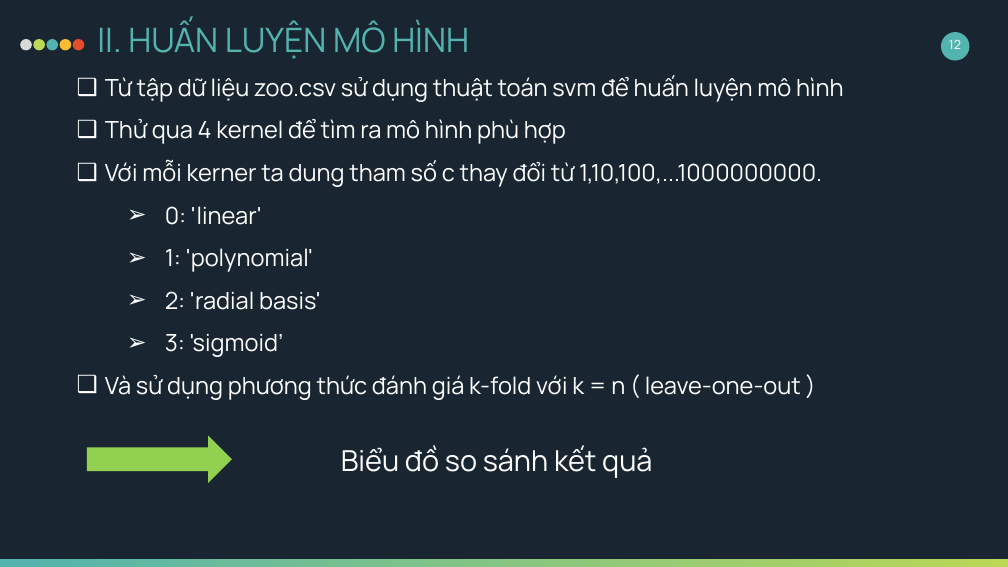
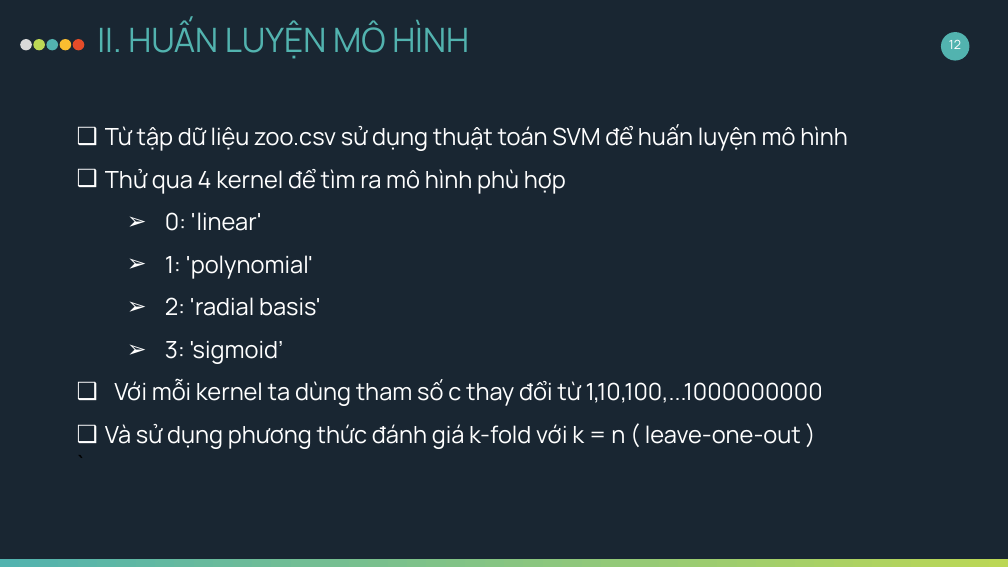
Before and after one commit to tcong51/Advanced-Machine-Learning, a slide deck: slide 12 of project1-useSVM/baocao_zoo.pptx. Drawn at 1008x567 pixels with LibreOffice and Linux fonts; fonts in the diff are those of the drawing. Boxes give left, top, right and bottom in pixels: in the first picture for what was removed or moved away, otherwise in the second. Text is boxed around its words. In the diff, an @@ line names an element or a change of style, - is before the commit and + after.

```diff
--- a/project1-useSVM/baocao_zoo.pptx
+++ b/project1-useSVM/baocao_zoo.pptx
@@ text at (x1=105, y1=124, x2=848, y2=449): paragraph added @@
+`
@@ text "Từ tập dữ liệu zoo.csv ..." moved from (x1=105, y1=75, x2=844, y2=400) to (x1=105, y1=124, x2=848, y2=449) @@
@@ text at (x1=105, y1=124, x2=848, y2=151): text changed @@
-❑ Từ tập dữ liệu zoo.csv sử dụng thuật toán svm để huấn luyện mô hình
+❑ Từ tập dữ liệu zoo.csv sử dụng thuật toán SVM để huấn luyện mô hình
@@ text at (x1=105, y1=159, x2=822, y2=187): paragraph removed @@
-❑ Với mỗi kerner ta dung tham số c thay đổi từ 1,10,100,...1000000000.
@@ text at (x1=114, y1=379, x2=823, y2=406): paragraph added @@
+❑ Với mỗi kernel ta dùng tham số c thay đổi từ 1,10,100,...1000000000
@@ right arrow removed at (x1=87, y1=436, x2=232, y2=483) @@
@@ text removed at (x1=341, y1=445, x2=652, y2=478) @@
-Biểu đồ so sánh kết quả
```
Also in this commit, not shown: 6 other slides changed, 1 other file.
